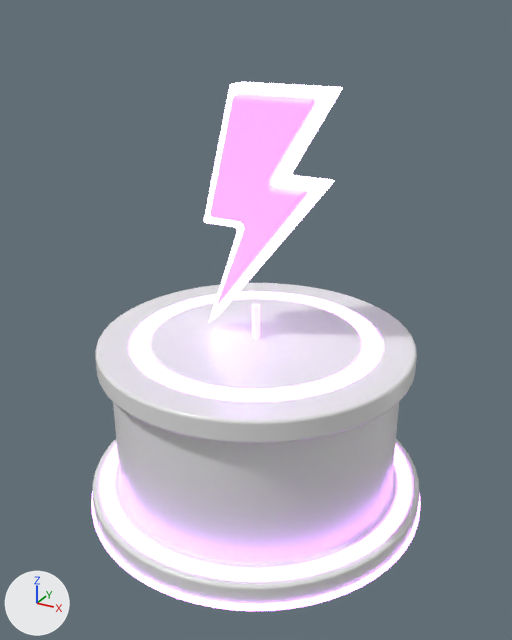
The FBX model assets/lobby/fbx/Lobby_PED_Lightning.fbx: old version first, new version second.
Both versions are drawn from a 50 mm lens placed at (3.74, -6.79, 5.82), pointed at (0.07, -0.12, 2.49). Every picture has the same lights, and +X, +Y and +Z are marked at lower left. The picture after the commit comes second.

Objects in the first picture: 'Lobby_PED_Lightning__Glyph_LightningBody', 'Lobby_PED_Lightning__Glyph_LightningRim', 'Lobby_PED_Lightning__PedNeon_Lightning', 'Lobby_PED_Lightning__PedStem_Lightning', 'Lobby_PED_Lightning__PedestalMarble'.
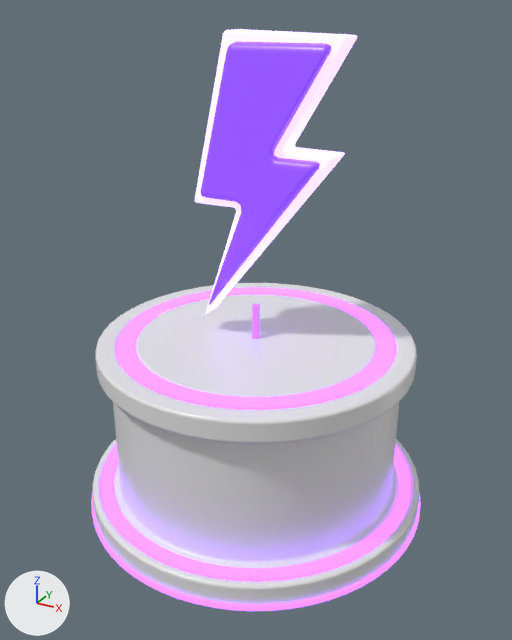
The change, as a list of edits to the scene's bpy script:
```text
Change mat_mat_glyph_lightningbody:
    mat_mat_glyph_lightningbody.base_color: (0.62, 0.35, 0.95) -> (0.3, 0.1, 0.86)  # purple #cea0f9 -> purple #9559ef
    mat_mat_glyph_lightningbody.emission_color: (0.55, 0.15, 1.0) -> (0.22, 0.05, 1.0)  # purple #c46cff -> purple #813fff
    mat_mat_glyph_lightningbody.emission_strength: 1.6 -> 0.55
Change mat_mat_pedneon_lightning:
    mat_mat_pedneon_lightning.base_color: (0.829, 0.64, 1.0) -> (0.33, 0.1, 1.0)  # purple #ebd1ff -> purple #9b59ff
    mat_mat_pedneon_lightning.emission_color: (0.62, 0.2, 1.0) -> (0.33, 0.1, 1.0)  # purple #ce7cff -> purple #9b59ff
    mat_mat_pedneon_lightning.emission_strength: 5.0 -> 2.6
Change mat_mat_pedstem_lightning:
    mat_mat_pedstem_lightning.base_color: (0.829, 0.64, 1.0) -> (0.33, 0.1, 1.0)  # purple #ebd1ff -> purple #9b59ff
    mat_mat_pedstem_lightning.emission_color: (0.62, 0.2, 1.0) -> (0.33, 0.1, 1.0)  # purple #ce7cff -> purple #9b59ff
Change mat_mat_glyph_lightningrim:
    mat_mat_glyph_lightningrim.emission_color: (0.85, 0.6, 1.0) -> (0.55, 0.38, 1.0)  # purple #edcbff -> purple #c4a6ff
    mat_mat_glyph_lightningrim.emission_strength: 4.0 -> 1.6
Change me_lobby_ped_lightning__glyph_lightningbody:
    used by ob_lobby_ped_lightning__glyph_lightningbody; location = (0.0, 0.0, 0.0)
    remove me_lobby_ped_lightning__glyph_lightningbody.from_pydata(...)  # 106 vertices, 105 faces; spans x -0.5..0.75, y -0.21..0.21, z 2.56..5.02
    add me_lobby_ped_lightning__glyph_lightningbody.from_pydata(...)  # 106 vertices, 105 faces; spans x -0.6..0.9, y -0.25..0.25, z 2.56..5.52
    me_lobby_ped_lightning__glyph_lightningbody part 4: the whole mesh is scaled about its middle by 1.2, then moved by (0.02, 0.0, 0.25)
Change me_lobby_ped_lightning__pedneon_lightning:
    where me_lobby_ped_lightning__pedneon_lightning.from_pydata(...)  # 768 vertices, 768 faces; spans x -2.13..2.13, y -2.13..2.13, z 0.02..2.21
    used by ob_lobby_ped_lightning__pedneon_lightning; location = (0.0, 0.0, 0.0)
    me_lobby_ped_lightning__pedneon_lightning part 2: the loose piece of 256 vertices spanning x -1.49..1.49, y -1.49..1.49, z 2.11..2.21 is multiplied about its middle by the matrix ((1.115, 0.0, 0.0), (0.0, 1.115, 0.0), (0.0, 0.0, 1.0))
Change me_lobby_ped_lightning__pedestalmarble:
    where me_lobby_ped_lightning__pedestalmarble.from_pydata(...)  # 1824 vertices, 1778 faces; spans x -2.1..2.1, y -2.1..2.1, z 0.0..2.2
    used by ob_lobby_ped_lightning__pedestalmarble; location = (0.0, 0.0, 0.0)
    me_lobby_ped_lightning__pedestalmarble part 3: 480 of 1824 vertices moved; they spanned x -1.54..1.54, y -1.54..1.54, z 2.12..2.2 and now span x -1.7..1.7, y -1.7..1.7, z 2.12..2.2; mean shift (0.0, 0.0, 0.0); largest move (1.05, 1.05, 2.13) -> (1.17, 1.17, 2.13)
Change me_lobby_ped_lightning__glyph_lightningrim:
    used by ob_lobby_ped_lightning__glyph_lightningrim; location = (0.0, 0.0, 0.0)
    remove me_lobby_ped_lightning__glyph_lightningrim.from_pydata(...)  # 106 vertices, 105 faces; spans x -0.63..0.93, y -0.13..0.13, z 2.31..5.11
    add me_lobby_ped_lightning__glyph_lightningrim.from_pydata(...)  # 106 vertices, 105 faces; spans x -0.73..1.05, y -0.16..0.16, z 2.41..5.63
    me_lobby_ped_lightning__glyph_lightningrim part 1: 106 of 106 vertices moved; they spanned x -0.63..0.93, y -0.13..0.13, z 2.31..5.11 and now span x -0.73..1.05, y -0.16..0.16, z 2.41..5.63; mean shift (0.01, 0.0, 0.3)
```

Location of each change, [x1, y1, x2, y2] in pixels of the pictures (512 x 640 px; the box of a moved part takes in the faces that stretch with it):
'Lobby_PED_Lightning__PedNeon_Lightning', recoloured, surface changed, reshaped
    before: [91, 291, 421, 611]
    after: [91, 287, 421, 611]
'Lobby_PED_Lightning__Glyph_LightningBody', recoloured, surface changed, moved, rescaled (22% wider, 24% taller)
    before: [210, 93, 316, 306]
    after: [201, 41, 331, 305]
'Lobby_PED_Lightning__Glyph_LightningRim', recoloured, surface changed, reshaped (16% wider, 19% taller)
    before: [204, 82, 343, 322]
    after: [195, 29, 357, 314]
'Lobby_PED_Lightning__PedStem_Lightning', recoloured
    both: [252, 304, 260, 339]
part 2 of me_lobby_ped_lightning__pedneon_lightning, moved or reshaped
    before: [130, 291, 381, 402]
    after: [117, 287, 395, 410]
part 3 of me_lobby_ped_lightning__pedestalmarble, moved or reshaped
    both: [98, 283, 414, 419]
